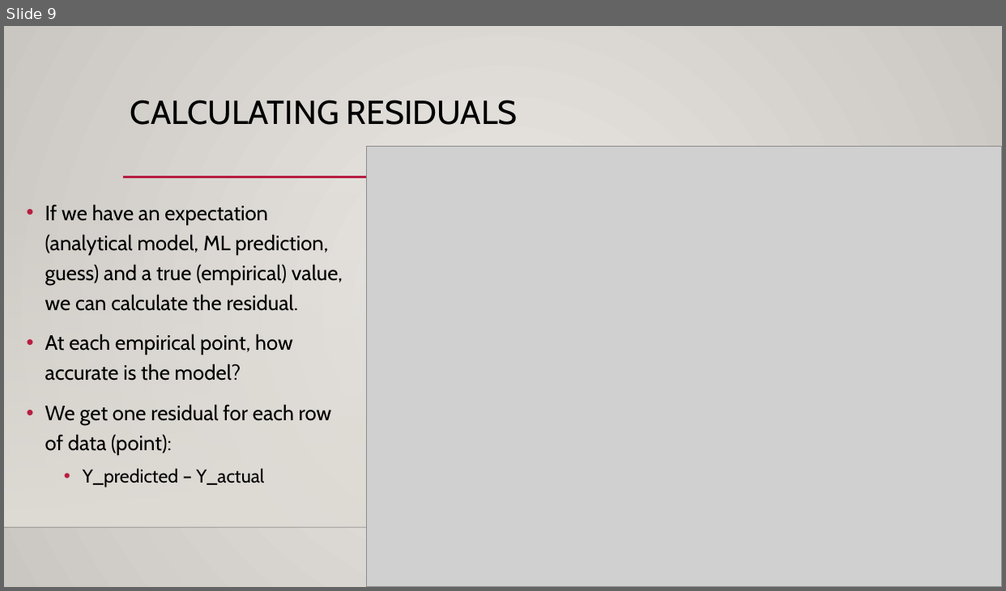
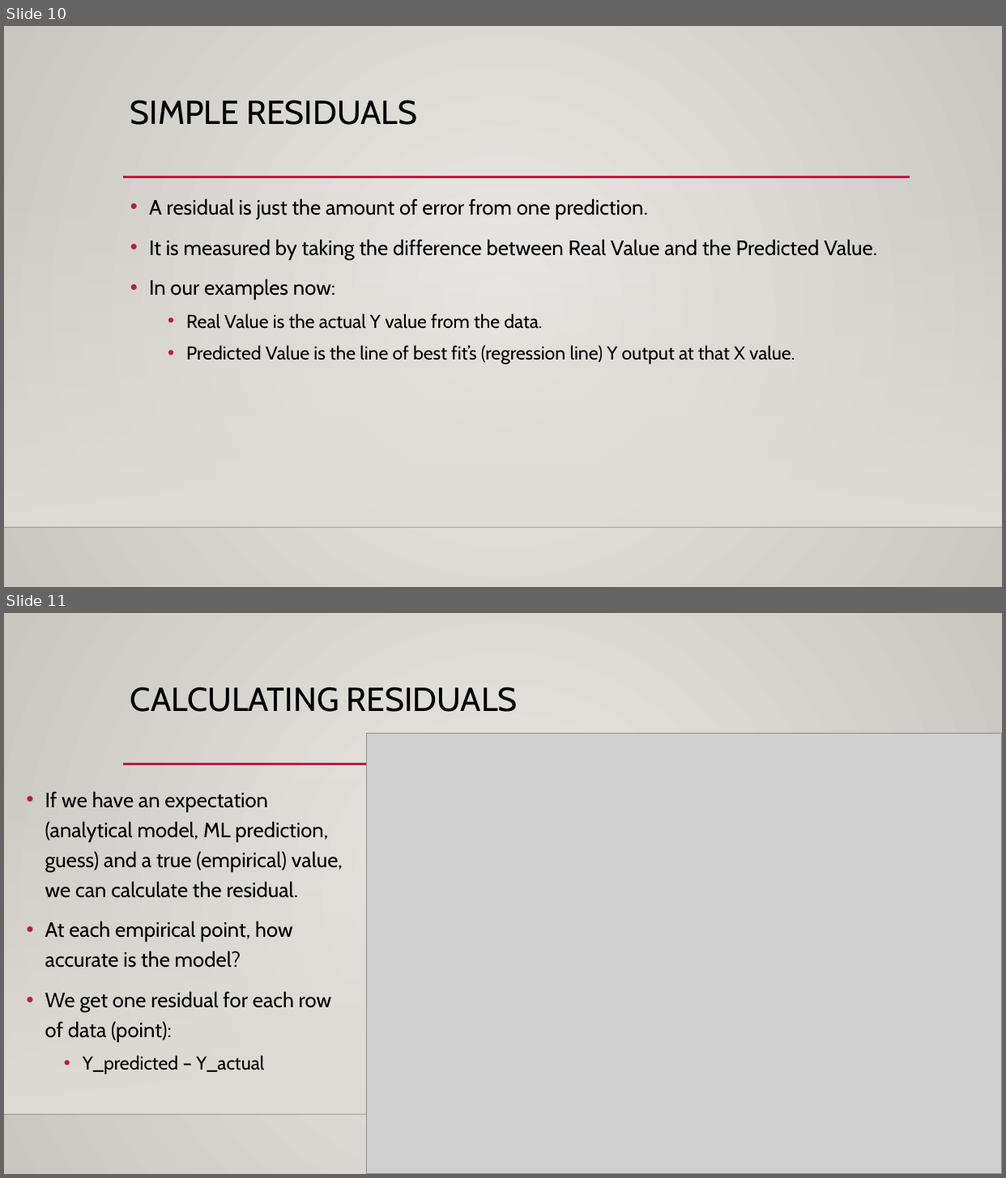
Before and after one commit to AkeemSemper/ML_for_Non_DS_Students, a slide deck: course_resources/slides/Used/010_Errors.pptx. Shown one above the other, each under a label of ours: slide 9 before the commit, slides 10 and 11 after it. The pictures are 1006x591 and 1006x1178 pixels, drawn with LibreOffice and Linux fonts; fonts in the diff are those of the drawing; grey boxes stand for pictures; background and template pictures are left out. Boxes give left, top, right and bottom in pixels: in the first picture for what was removed or moved away, otherwise in the second. Text is boxed around its words. In the diff, an @@ line names an element or a change of style, - is before the commit and + after.

```diff
--- a/course_resources/slides/Used/010_Errors.pptx
+++ b/course_resources/slides/Used/010_Errors.pptx
@@ slide 10 added at (4,26,1002,587), background gradient #ECEAE7 to #CAC7C1; not listed: 3 template elements that a slide beside it also shows @@
@@ title added at (130,100,417,125), 32 pt, text #000000 @@
+SIMPLE RESIDUALS
@@ text added at (149,199,877,365), 20 pt, text #000000 @@
+• A residual is just the amount of error from one prediction.
+• It is measured by taking the difference between Real Value and the Predicted Value.
+• In our examples now:
+  • Real Value is the actual Y value from the data.
+  • Predicted Value is the line of best fit’s (regression line) Y output at that X value.
@@ what was slide 9 is now slide 11 @@
```
Also in this commit, not shown: 4 slides changed, 8 other slides added, 11 other files.
